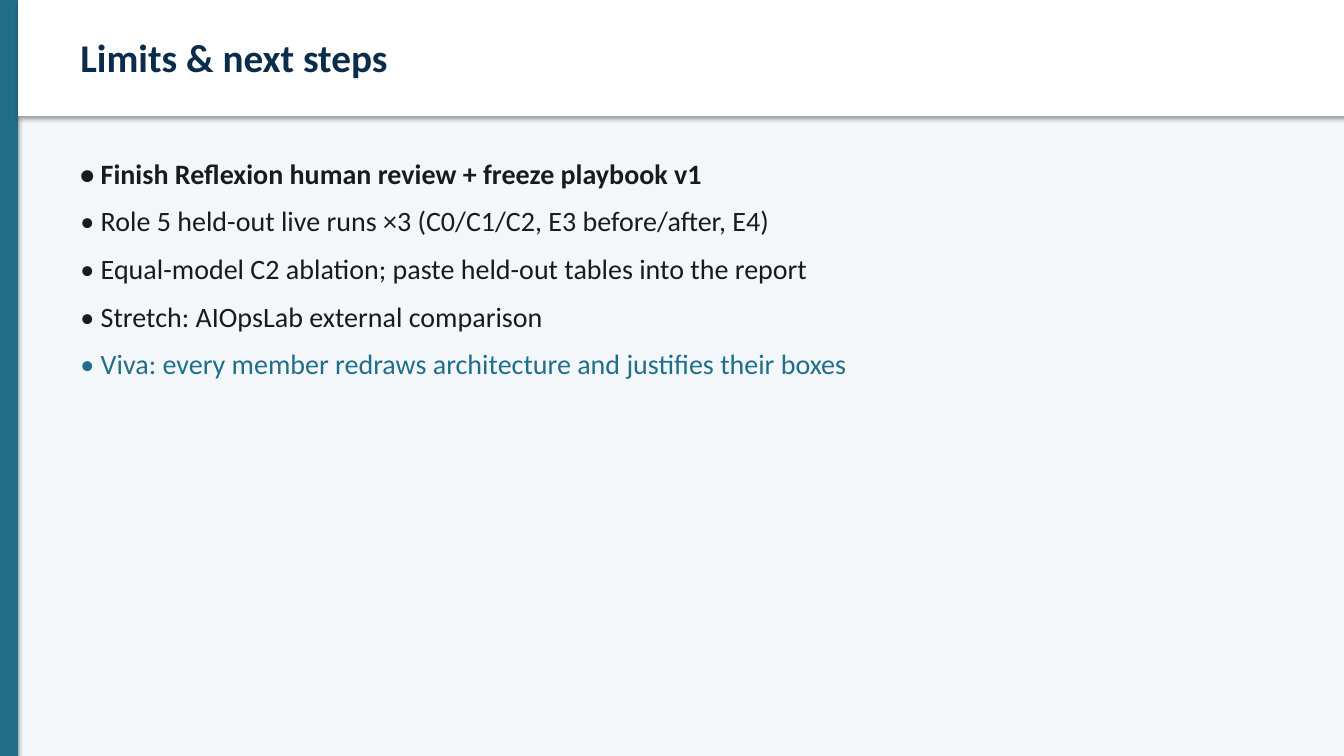
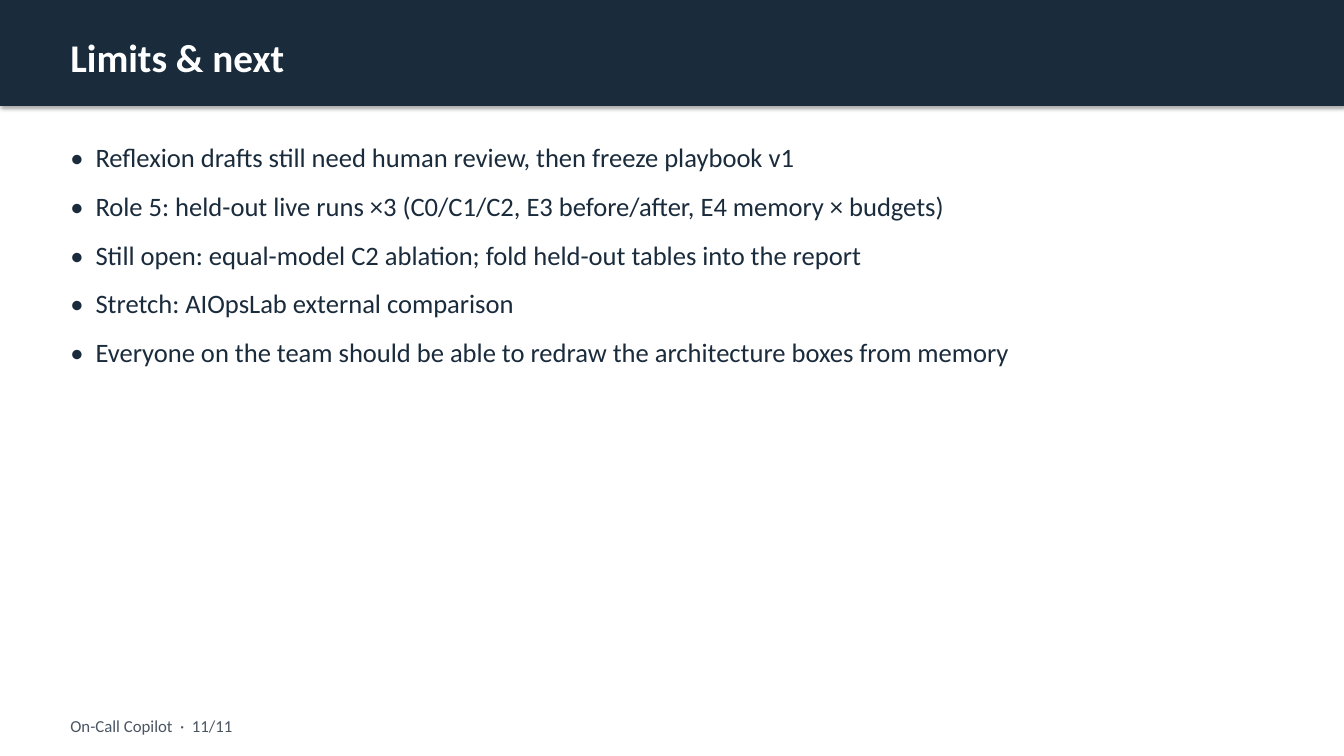
Before and after one commit to IITB-Project-Group/On-Call-Copilot, a slide deck: slide 11 of docs/submission/On-Call-Copilot-Slides.pptx. Drawn at 1344x756 pixels with LibreOffice and Linux fonts; fonts in the diff are those of the drawing. Boxes give left, top, right and bottom in pixels: in the first picture for what was removed or moved away, otherwise in the second. Text is boxed around its words. In the diff, an @@ line names an element or a change of style, - is before the commit and + after.

Commit message:
Refresh submission slides with clearer, less meta wording.

```diff
--- a/docs/submission/On-Call-Copilot-Slides.pptx
+++ b/docs/submission/On-Call-Copilot-Slides.pptx
@@ rectangle: place and size @@
-rectangle at [18,0,1344,116]
+rectangle at [0,0,1344,106]
@@ rectangle at [0,0,1344,106]: fill #FFFFFF to #1A2B3C @@
@@ rectangle removed at [0,0,1344,756] @@
@@ rectangle removed at [0,0,18,756] @@
@@ text at [70,44,284,73]: text changed; text colour #0B2C4A to #FFFFFF @@
-Limits & next steps
+Limits & next
@@ text "• Reflexion drafts still need ...": place and size @@
-text "• Reflexion drafts still need ..." at [101,164,846,379]
+text "• Reflexion drafts still need ..." at [96,148,1008,367]
@@ text at [96,148,943,270]: text changed; size 20 to 19 pt; text colour #1A1A1A to #1A2B3C @@
-• Finish Reflexion human review + freeze playbook v1
-• Role 5 held-out live runs ×3 (C0/C1/C2, E3 before/after, E4)
-• Equal-model C2 ablation; paste held-out tables into the report
+• Reflexion drafts still need human review, then freeze playbook v1
+• Role 5: held-out live runs ×3 (C0/C1/C2, E3 before/after, E4 memory × budgets)
+• Still open: equal-model C2 ablation; fold held-out tables into the report
@@ text at [96,294,514,318]: size 20 to 19 pt, text colour #1A1A1A to #1A2B3C in "• Stretch: AIOpsLab external comparison"; more space between paragraphs @@
@@ text at [96,343,1008,367]: text changed; size 20 to 19 pt; text colour #1F6F8B to #1A2B3C @@
-• Viva: every member redraws architecture and justifies their boxes
+• Everyone on the team should be able to redraw the architecture boxes from memory
@@ text added at [70,720,232,735], 12 pt, text #4A5563 @@
+On-Call Copilot · 11/11
```
Also in this commit, not shown: 10 other slides changed, 4 other files.
